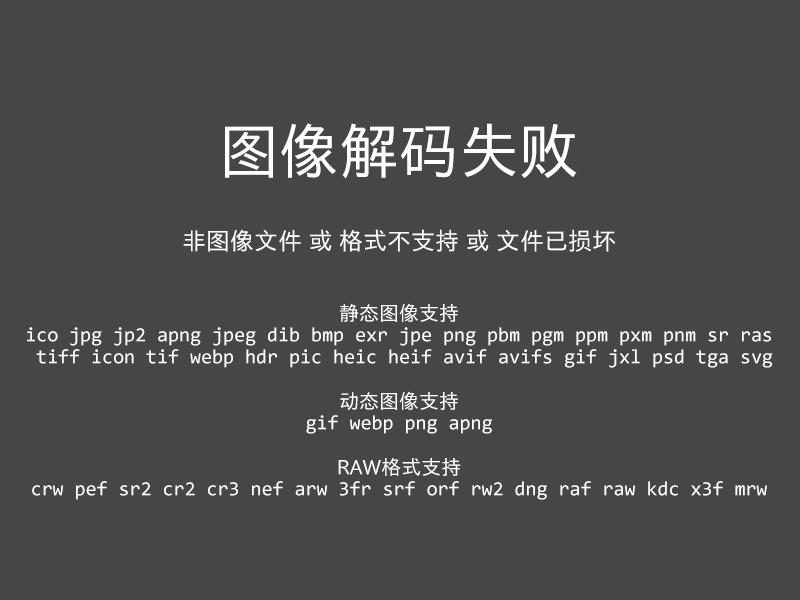
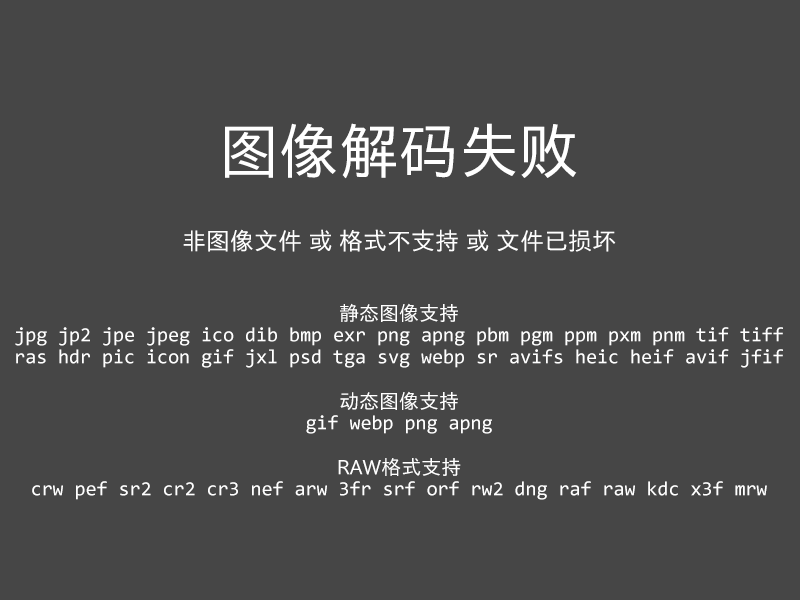
Before/after of a 800px x 600px layered artwork. What changed in the layer stack:
renamed "静态图像支持 ico jpg jp2 apng jpeg dib bmp exr jpe png pbm pgm ppm px" to "静态图像支持 jpg jp2 jpe jpeg ico dib bmp exr png apng pbm pgm ppm px", painted on it over [15, 327, 783, 368]
